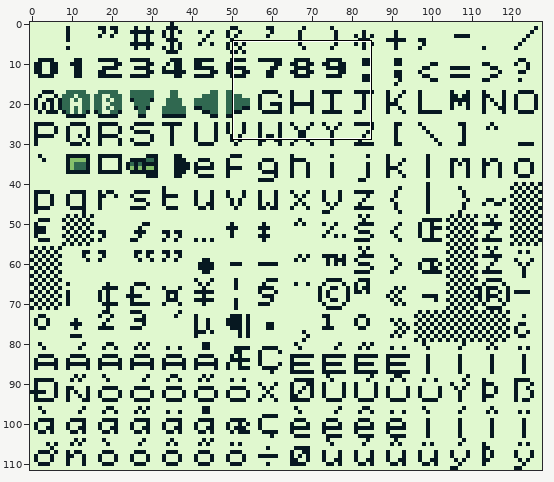
Sprite sheet: assets/fonts/hud.png. Above, an overview of the earlier version with the close-up marked.
Close-up. First the earlier version:
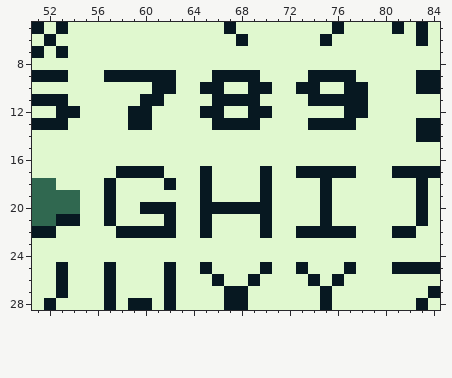
The file is 128x112 pixels. Shown: x 51..84, y 5..28.
The result:
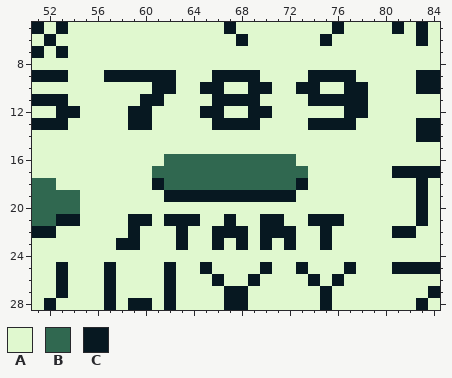
Palette (. is transparent): A #e0f8cf  B #306850  C #071821
The exact change:
Colour C becomes colour A in row 17 at x 58 to 60 and 74 to 77; in rows 18 to 19 at x 57 and 75; in row 20 at x 57, 60 to 62, 65 to 70 and 75; in row 21 at x 57 and 65; in row 22 at x 58, 60 to 62, 65, 73 to 74 and 76 to 77.
Colour A becomes colour B in row 16 at x 62 to 72; in row 17 at x 62 to 64, 66 to 69 and 71 to 72; in row 18 at x 63 to 64, 66 to 69 and 71 to 72.
Colour C becomes colour B in row 17 at x 61, 65, 70 and 73; in row 18 at x 62, 65 and 70.
Colour A becomes colour C in row 18 at x 61 and 73; in row 19 at x 62 to 64, 66 to 69 and 71 to 72; in row 21 at x 59 to 60, 63 to 64, 67, 71, 74 and 76; in row 22 at x 63, 66 to 68 and 71 to 72; in row 23 at x 58 to 59, 63, 66, 68, 70, 72 and 75.
